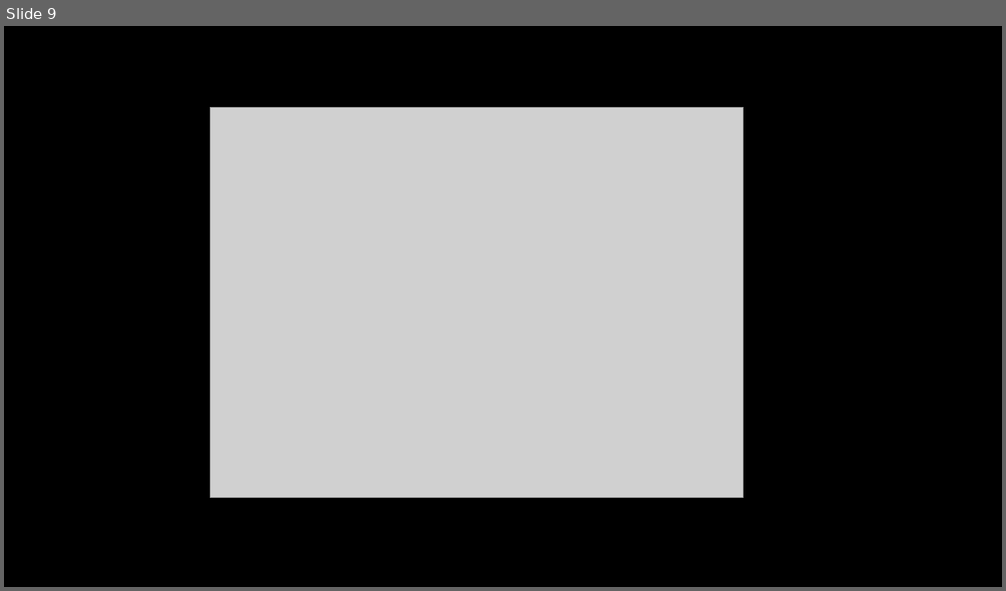
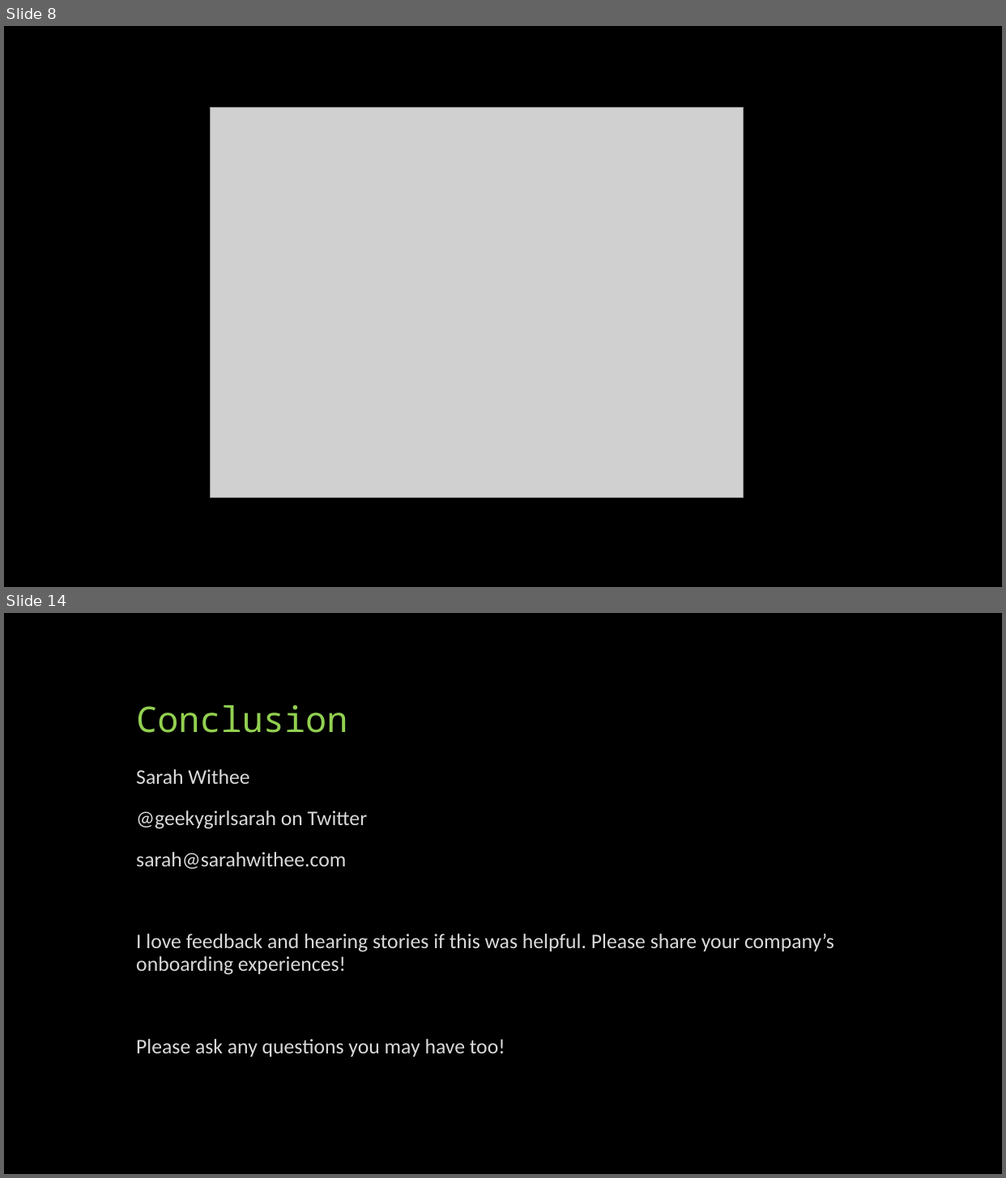
Before and after one commit to geekygirlsarah/talk-building-your-team-to-last, a slide deck: Building Your Team to Last.pptx. Shown one above the other, each under a label of ours: slide 9 before the commit, slides 8 and 14 after it; the slides between them are not shown. The pictures are 1006x591 and 1006x1178 pixels, drawn with LibreOffice and Linux fonts; fonts in the diff are those of the drawing; grey boxes stand for pictures. Boxes give left, top, right and bottom in pixels: in the first picture for what was removed or moved away, otherwise in the second. Text is boxed around its words. In the diff, an @@ line names an element or a change of style, - is before the commit and + after.

```diff
--- a/Building Your Team to Last.pptx
+++ b/Building Your Team to Last.pptx
@@ slide 14 added at <box>4,613,1002,1174</box>, background #000000 @@
@@ title added at <box>136,705,347,733</box>, 34 pt, text #92D050 @@
+Conclusion
@@ text added at <box>136,769,834,1057</box>, 20 pt, text #D9D9D9 @@
+Sarah Withee
+@geekygirlsarah on Twitter
+sarah@sarahwithee.com
+I love feedback and hearing stories if this was helpful. Please share your company’s onboarding experiences!
+Please ask any questions you may have too!
@@ what was slide 9 is now slide 8 @@
```
Also in this commit, not shown: 10 slides changed, 2 other slides added, 1 slide removed.
